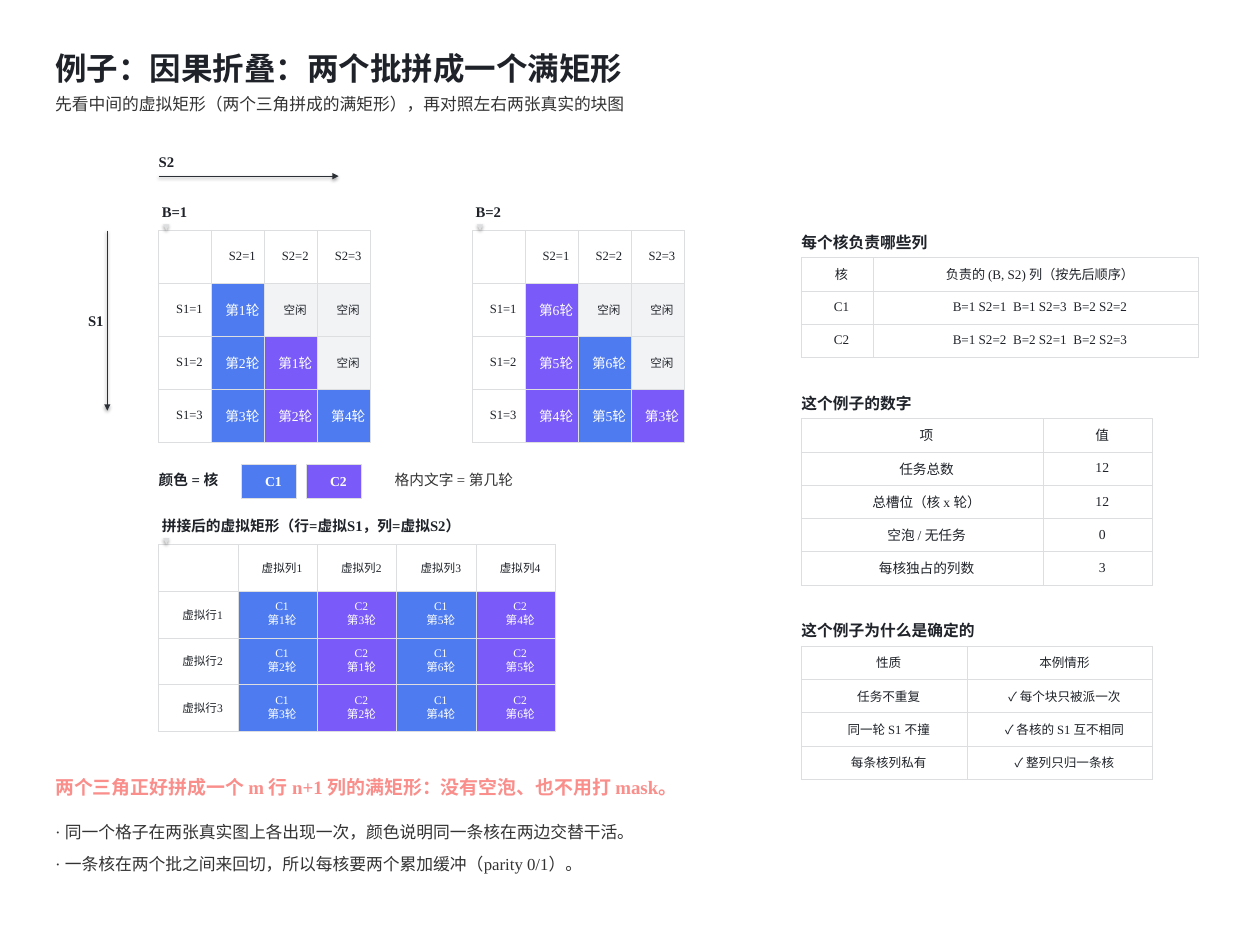
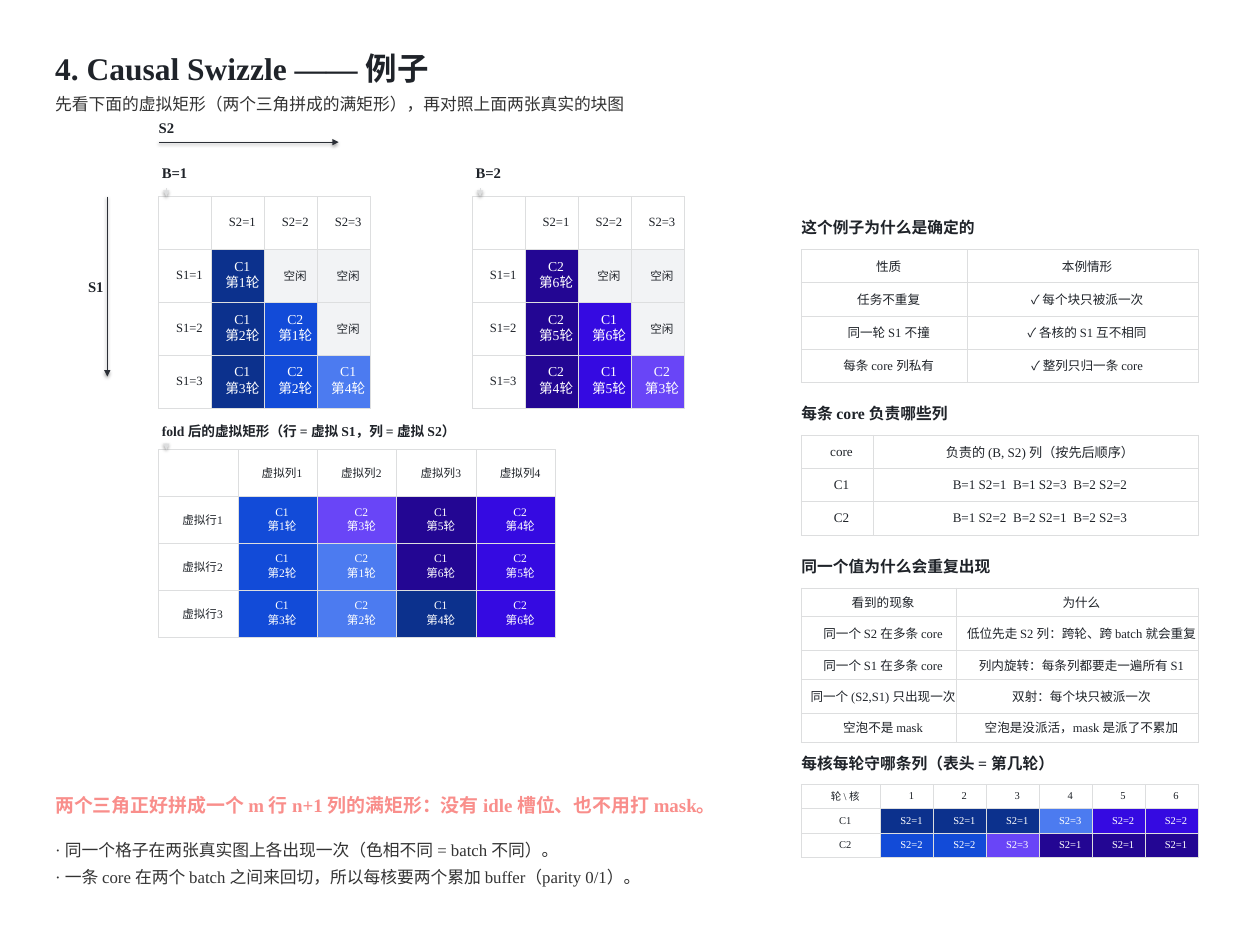
Before and after one commit to guomc9/SeeTen, a slide deck: slide 8 of cases/flash-attention-det-accum/out/v4-index-schedules.pptx (slide 7 before the commit). Drawn at 1260x945 pixels with LibreOffice and Linux fonts; fonts in the diff are those of the drawing. Boxes give left, top, right and bottom in pixels: in the first picture for what was removed or moved away, otherwise in the second. Text is boxed around its words. In the diff, an @@ line names an element or a change of style, - is before the commit and + after.

```diff
--- a/cases/flash-attention-det-accum/out/v4-index-schedules.pptx
+++ b/cases/flash-attention-det-accum/out/v4-index-schedules.pptx
@@ text at (x1=55, y1=53, x2=429, y2=83): text changed; font Noto Sans CJK SC to Times New Roman @@
-例子：因果折叠：两个批拼成一个满矩形
+4. Causal Swizzle —— 例子
@@ text at (x1=55, y1=96, x2=624, y2=112): text changed @@
-先看中间的虚拟矩形（两个三角拼成的满矩形），再对照左右两张真实的块图
+先看下面的虚拟矩形（两个三角拼成的满矩形），再对照上面两张真实的块图
@@ text "B=1" moved from (x1=162, y1=207, x2=188, y2=217) to (x1=162, y1=168, x2=188, y2=178) @@
@@ text "B=2" moved from (x1=476, y1=207, x2=502, y2=217) to (x1=476, y1=168, x2=502, y2=178) @@
@@ table at (x1=159, y1=197, x2=370, y2=623) @@
-row 2, column 2: 第1轮
+row 2, column 2: C1 / 第1轮
-row 3, column 2: 第2轮
+row 3, column 2: C1 / 第2轮
-row 3, column 3: 第1轮
+row 3, column 3: C2 / 第1轮
-row 4: S1=3 | 第3轮 | 第2轮 | 第4轮
+row 4: S1=3 | C1 / 第3轮 | C2 / 第2轮 | C1 / 第4轮
@@ fill #4E7CF0 to #0C318D in 3 cells @@
@@ fill #7A5AF8 to #124BD8 in 2 cells @@
@@ fill #4E7CF0 to #4C7BF0 in row 4, column 4 @@
@@ table resized from (x1=159, y1=231, x2=370, y2=717) to (x1=159, y1=197, x2=370, y2=623) @@
@@ table at (x1=472, y1=197, x2=684, y2=482) @@
-row 2, column 2: 第6轮
+row 2, column 2: C2 / 第6轮
-row 3, column 2: 第5轮
+row 3, column 2: C2 / 第5轮
-row 3, column 3: 第6轮
+row 3, column 3: C1 / 第6轮
-row 4: S1=3 | 第4轮 | 第5轮 | 第3轮
+row 4: S1=3 | C2 / 第4轮 | C1 / 第5轮 | C2 / 第3轮
@@ fill #7A5AF8 to #230693 in 3 cells @@
@@ fill #4E7CF0 to #350AE1 in 2 cells @@
@@ fill #7A5AF8 to #6945F7 in row 4, column 4 @@
@@ table resized from (x1=472, y1=231, x2=684, y2=577) to (x1=472, y1=197, x2=684, y2=482) @@
@@ 4 arrows, 2 texts moved together from (x1=88, y1=157, x2=480, y2=410) to (x1=88, y1=123, x2=480, y2=376) @@
@@ text "这个例子为什么是确定的" moved from (x1=801, y1=622, x2=974, y2=638) to (x1=801, y1=219, x2=974, y2=235) @@
@@ table at (x1=801, y1=249, x2=1198, y2=382) @@
-row 4, column 1: 每条核列私有
+row 4, column 1: 每条 core 列私有
-row 4, column 2: ✓ 整列只归一条核
+row 4, column 2: ✓ 整列只归一条 core
@@ table resized from (x1=801, y1=646, x2=1153, y2=779) to (x1=801, y1=249, x2=1198, y2=382) @@
@@ text at (x1=801, y1=405, x2=948, y2=421): text changed @@
-每个核负责哪些列
+每条 core 负责哪些列
@@ text removed at (x1=801, y1=395, x2=911, y2=411) @@
-这个例子的数字
@@ table removed at (x1=801, y1=419, x2=1153, y2=585), 5 rows, 2 columns @@
-项 | 值
-任务总数 | 12
-总槽位（核 x 轮） | 12
-空泡 / 无任务 | 0
-每核独占的列数 | 3
@@ text at (x1=162, y1=424, x2=455, y2=438): text changed; size 14 to 13 pt @@
-拼接后的虚拟矩形（行=虚拟S1，列=虚拟S2）
+fold 后的虚拟矩形（行 = 虚拟 S1，列 = 虚拟 S2）
@@ arrow moved from (166, 538) - (166, 544) to (166, 444) - (166, 450) @@
@@ table at (x1=801, y1=435, x2=1198, y2=535) @@
-row 1, column 1: 核
+row 1, column 1: core
@@ table moved from (x1=801, y1=258, x2=1198, y2=358) to (x1=801, y1=435, x2=1198, y2=535) @@
@@ table at (x1=159, y1=450, x2=556, y2=637) @@
@@ fill #4E7CF0 to #124BD8 in 3 cells @@
@@ fill #7A5AF8 to #6945F7 in row 2, column 3 @@
@@ fill #4E7CF0 to #230693 in 2 cells @@
@@ fill #7A5AF8 to #350AE1 in 3 cells @@
@@ fill #7A5AF8 to #4C7BF0 in 2 cells @@
@@ fill #4E7CF0 to #0C318D in row 4, column 4 @@
@@ table moved from (x1=159, y1=544, x2=556, y2=732) to (x1=159, y1=450, x2=556, y2=637) @@
@@ text removed at (x1=159, y1=472, x2=219, y2=487) @@
-颜色 = 核
@@ table removed at (x1=242, y1=465, x2=296, y2=495), 1 rows, 1 columns @@
-C1
@@ table removed at (x1=307, y1=465, x2=361, y2=495), 1 rows, 1 columns @@
-C2
@@ text removed at (x1=395, y1=472, x2=513, y2=486) @@
-格内文字 = 第几轮
@@ text added at (x1=801, y1=558, x2=990, y2=574), 15 pt, text #1F2329, bold @@
+同一个值为什么会重复出现
@@ table added at (x1=801, y1=588, x2=1198, y2=737), 5 rows, 2 columns @@
+看到的现象 | 为什么
+同一个 S2 在多条 core | 低位先走 S2 列：跨轮、跨 batch 就会重复
+同一个 S1 在多条 core | 列内旋转：每条列都要走一遍所有 S1
+同一个 (S2,S1) 只出现一次 | 双射：每个块只被派一次
+空泡不是 mask | 空泡是没派活，mask 是派了不累加
@@ text added at (x1=801, y1=755, x2=1054, y2=771), 15 pt, text #1F2329, bold @@
+每核每轮守哪条列（表头 = 第几轮）
@@ text at (x1=55, y1=796, x2=716, y2=814): text changed @@
-两个三角正好拼成一个 m 行 n+1 列的满矩形：没有空泡、也不用打 mask。
+两个三角正好拼成一个 m 行 n+1 列的满矩形：没有 idle 槽位、也不用打 mask。
@@ table added at (x1=801, y1=785, x2=1198, y2=857), 3 rows, 7 columns @@
+轮 \ 核 | 1 | 2 | 3 | 4 | 5 | 6
+C1 | S2=1 | S2=1 | S2=1 | S2=3 | S2=2 | S2=2
+C2 | S2=2 | S2=2 | S2=3 | S2=1 | S2=1 | S2=1
@@ text at (x1=65, y1=869, x2=640, y2=887): text changed; font Noto Sans CJK SC to Times New Roman @@
-· 一条核在两个批之间来回切，所以每核要两个累加缓冲（parity 0/1）。
+· 一条 core 在两个 batch 之间来回切，所以每核要两个累加 buffer（parity 0/1）。
@@ text at (x1=65, y1=842, x2=558, y2=858): text changed @@
-· 同一个格子在两张真实图上各出现一次，颜色说明同一条核在两边交替干活。
+· 同一个格子在两张真实图上各出现一次（色相不同 = batch 不同）。
```
Also in this commit, not shown: 13 other slides changed, 2 slides added, 1 slide removed, 10 other files.
